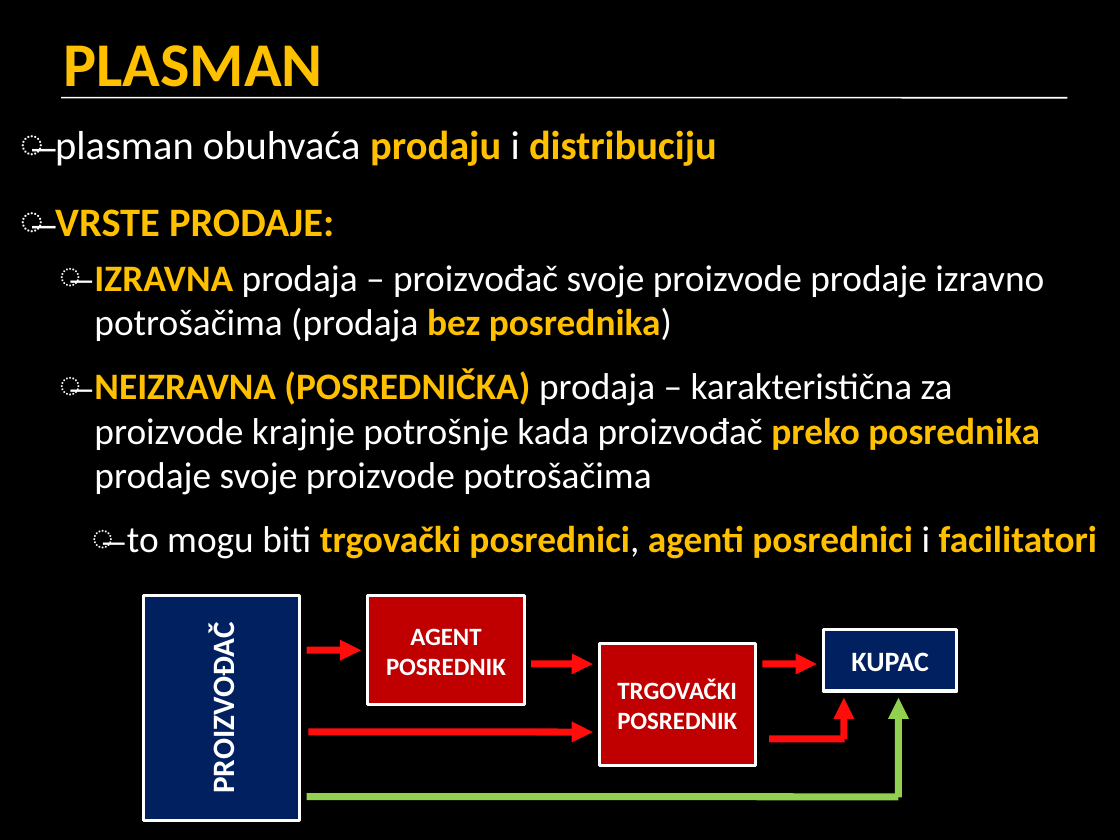
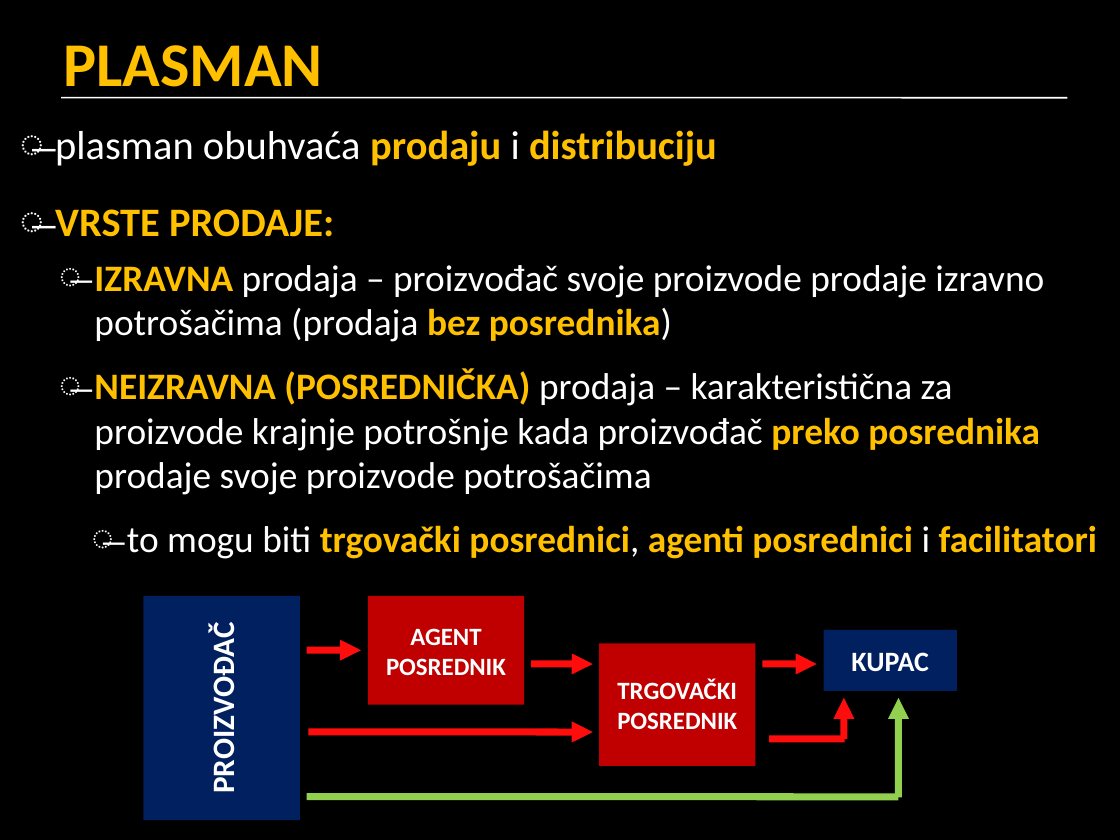
Before and after one commit to srednja-skola/politika, a slide deck: slide 19 of data/pptx/010_poduzetnistvo.pptx. Drawn at 1120x840 pixels with LibreOffice and Linux fonts; fonts in the diff are those of the drawing. Boxes give left, top, right and bottom in pixels: in the first picture for what was removed or moved away, otherwise in the second. Text is boxed around its words. In the diff, an @@ line names an element or a change of style, - is before the commit and + after.

```diff
--- a/data/pptx/010_poduzetnistvo.pptx
+++ b/data/pptx/010_poduzetnistvo.pptx
@@ outline #FFFFFF 2 pt to none in 4 elements at <box>367,596,524,704</box>, <box>599,644,756,766</box>, <box>823,629,956,691</box>, <box>143,596,300,820</box> @@
```
Also in this commit, not shown: 7 other slides changed, 1 other file.
